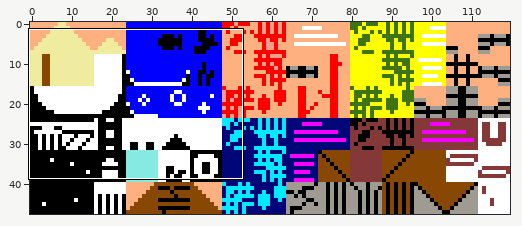
Edited in one commit: sprite sheet (data/Raw Map Files/tiles1.png). The first picture is a wide view before the edit; the outline marks the close-up.
Close-up. Earlier state:
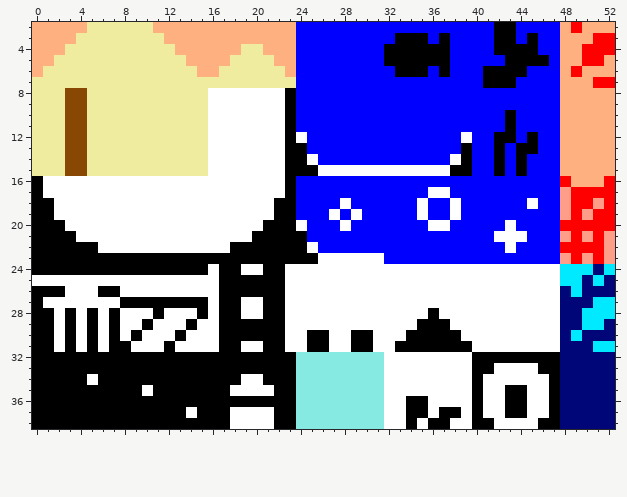
The file is 120x48 pixels. Colours within 5 levels of each other are drawn and written as one. Shown: x 0..52, y 2..38. The commit also changed other parts of the picture, which this record leaves out.
New version:
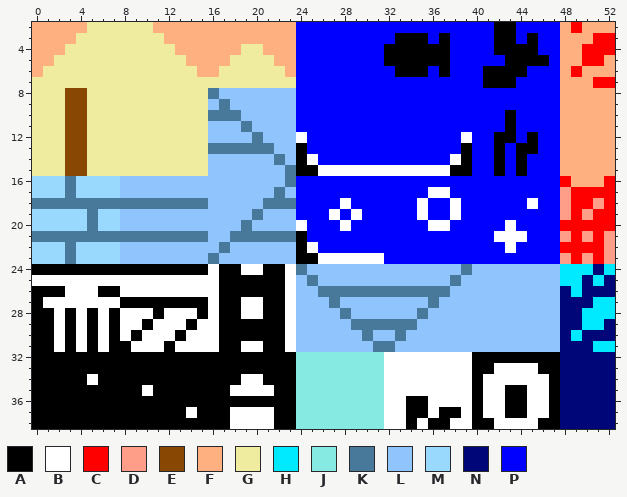
Palette (. is transparent): A #000000  B #ffffff  C #ff0000  D #ff9e88  E #884702  F #ffb080  G #efeca0  H #00eaff  J #86eae2  K #48799a  L #90c4fd  M #99d9fd  N #000677  P #0000ff
Edits made:
Colour A gives way to colour K in rows 15 to 16 at x 23; in row 18 at x 0 to 1 and 22 to 23; in row 21 at x 0 to 3 and 20 to 23; in row 22 at x 3; in row 23 at x 3 and 16; in row 30 at x 30.
Colour B gives way to colour K in row 8 at x 16; in row 9 at x 17; in row 10 at x 16 to 18; in row 11 at x 19; in row 12 at x 20; in row 13 at x 16 to 21.
Colour B gives way to colour K in row 14 at x 22; in row 16 at x 3; in row 17 at x 3 and 22; in row 18 at x 2 to 15 and 21; in row 19 at x 5 and 20; in row 20 at x 5 and 19.
Colour B gives way to colour K in row 21 at x 4 to 15 and 18 to 19; in row 22 at x 17; in row 24 at x 24 and 39; in row 25 at x 25 and 38; in row 26 at x 26 to 37; in row 27 at x 27 and 36.
Colour B gives way to colour K in row 28 at x 28 and 35; in row 29 at x 29 to 34; in row 30 at x 33; in row 31 at x 31 to 32.
Colour A gives way to colour L in rows 8 to 14 at x 23; in row 17 at x 23; in row 19 at x 22 to 23; in row 20 at x 21 to 23; in row 22 at x 18 to 23; in row 23 at x 8 to 15 and 17 to 23.
Colour A gives way to colour L in row 28 at x 36; in row 29 at x 35 to 37; in row 30 at x 25 to 26, 29 and 34 to 38; in row 31 at x 25 to 26, 29 to 30 and 33 to 39.
Colour B gives way to colour L in row 8 at x 17 to 22; in row 9 at x 16 and 18 to 22; in row 10 at x 19 to 22; in row 11 at x 16 to 18 and 20 to 22; in row 12 at x 16 to 19 and 21 to 22; in row 13 at x 22.
Colour B gives way to colour L in row 14 at x 16 to 21; in row 15 at x 16 to 22; in row 16 at x 8 to 22; in row 17 at x 8 to 21; in row 18 at x 16 to 20; in row 19 at x 8 to 19 and 21.
Colour B gives way to colour L in row 20 at x 8 to 18 and 20; in row 21 at x 16 to 17; in row 22 at x 8 to 16; in row 24 at x 25 to 38 and 40 to 47; in row 25 at x 24, 26 to 37 and 39 to 47; in row 26 at x 24 to 25 and 38 to 47.
Colour B gives way to colour L in row 27 at x 24 to 26, 28 to 35 and 37 to 47; in row 28 at x 24 to 27, 29 to 34 and 37 to 47; in row 29 at x 24 to 28 and 38 to 47; in row 30 at x 24, 27 to 28, 31 to 32 and 39 to 47; in row 31 at x 24, 27 to 28 and 40 to 47.
Colour A gives way to colour M in rows 16 to 17 at x 0; in row 19 at x 0 to 1; in row 20 at x 0 to 2; in row 22 at x 0 to 2 and 4 to 5; in row 23 at x 0 to 2 and 4 to 7.
Colour B gives way to colour M in rows 16 to 17 at x 1 to 2 and 4 to 7; in row 19 at x 2 to 4 and 6 to 7; in row 20 at x 3 to 4 and 6 to 7; in row 22 at x 6 to 7.
Where, in picture pixels (left, top, right, bottom), the same in both close-ups:
changed: (32, 88, 560, 352)
